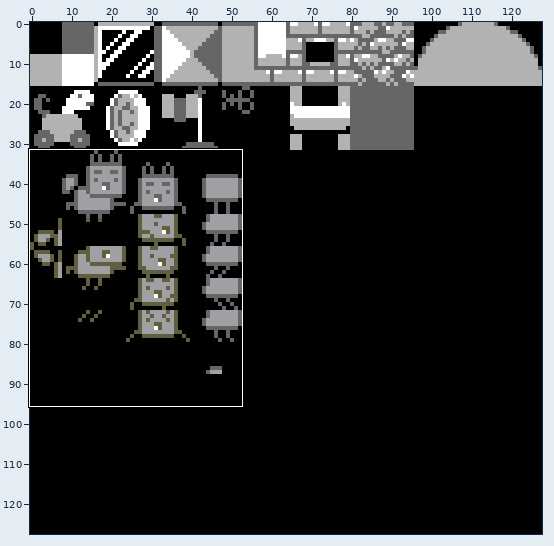
One commit to this sprite sheet: examples/LuciYFer/bg.png. The first picture is a wide view before the edit; the outline marks the close-up.
Close-up. First the earlier version:
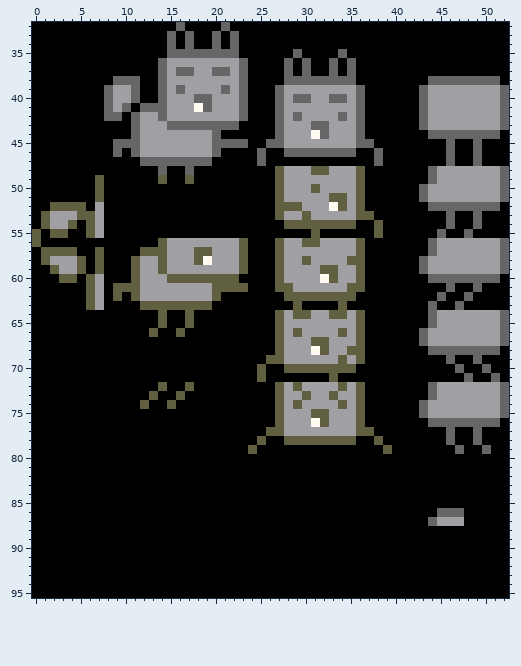
The file is 128x128 pixels. Shown: x 0..52, y 32..95.
Once edited:
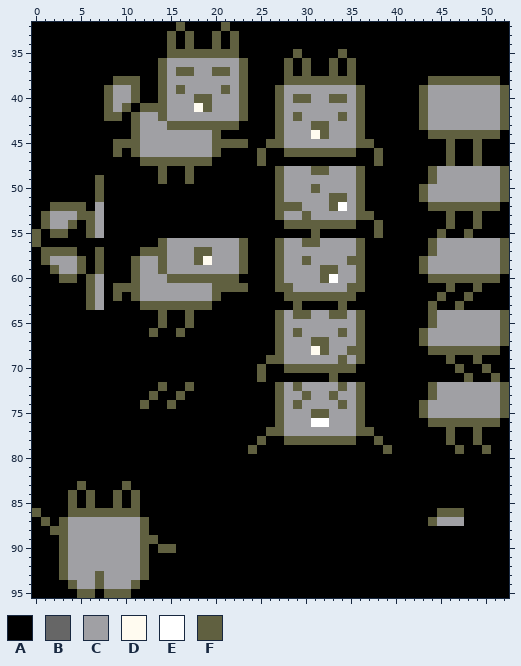
Palette (. is transparent): A #000000  B #666666  C #a0a0a4  D #fffbf0  E #ffffff  F #606040
Difference:
Changed rows in their new state; - is an unchanged pixel.
first column x 8:
32 --------F----F-------------------------------
33 -------F-F--F-F------------------------------
34 -------F-F--F-F------------------------------
35 -------FFFFFFFF------F----F------------------
36 ------F--------F----F-F--F-F-----------------
37 ------F-FF--FF-F----F-F--F-F-----------------
38 -FFF--F--------F----FFFFFFFF--------FFFFFFFF-
39 F--F--F-F----F-F---F--------F------F--------F
40 F--F--F---FF---F---F-FF--FF-F------F--------F
41 F-F-FFF----F---F---F--------F------F--------F
42 FF-F--F--------F---F-F----F-F------F--------F
43 ---F---FFFFFFFF----F---FF---F------F--------F
44 ---F--------F------F----F---F-------FFFFFFFF-
45 -FFF--------FFFF--FF--------FF--------F--F---
46 -F-F--------F----F--FFFFFFFF--F-------F--F---
47 ----FFFFFFFF-----F------------F-------F--F---
48 ------F--F--------------------------F-------F
49 ------------------------------------F-------F
50 -----------------------------------F--------F
51 -----------------------------------F--------F
52 -------------------------FE---------FFFFFFFF-
53 --------------------------------------F--F---
54 --------------------------------------F--F---
55 -------------------------------------F--F----
56 ------------------------------------F-------F
57 ------------------------------------F-------F
58 -----------------------------------F--------F
59 -----------------------------------F--------F
60 ------------------------FE----------FFFFFFFF-
61 --------------------------------------F--F---
62 -------------------------------------F--F----
63 ------------------------------------F--F-----
64 ------------------------------------F-------F
65 ------------------------------------F-------F
66 -----------------------------------F--------F
67 -----------------------------------F--------F
68 ------------------------------------FFFFFFFF-
69 --------------------------------------F--F---
70 ---------------------------------------F--F--
71 ----------------------------------------F--F-
72 ------------------------------------F-------F
73 ------------------------------------F-------F
74 -----------------------------------F--------F
75 -----------------------------------F--------F
76 -----------------------EE-----------FFFFFFFF-
77 --------------------------------------F--F---
78 --------------------------------------F--F---
79 ---------------------------------------F--F--
first column x 0:
83 -----F----F-------------------------------------
84 ----F-F--F-F------------------------------------
85 ----F-F--F-F------------------------------------
86 F---FFFFFFFF---------------------------------FFF
87 -F-FCCCCCCCCF-------------------------------F---
88 --FFCCCCCCCCF-----------------------------------
89 ---FCCCCCCCCFF----------------------------------
90 ---FCCCCCCCCF-FF--------------------------------
91 ---FCCCCCCCCF-----------------------------------
92 ---FCCCCCCCCF-----------------------------------
93 ---FCCCFCCCCF-----------------------------------
94 ----FCCFCCCF------------------------------------
95 -----FF-FFF-------------------------------------
Pixel boxes of the changes (left, top, right, bottom) in both close-ups:
changed: (104, 22, 383, 211)
changed: (419, 76, 509, 454)
changed: (320, 274, 338, 283)
changed: (311, 418, 329, 427)
changed: (32, 481, 176, 598)
changed: (428, 508, 464, 526)
